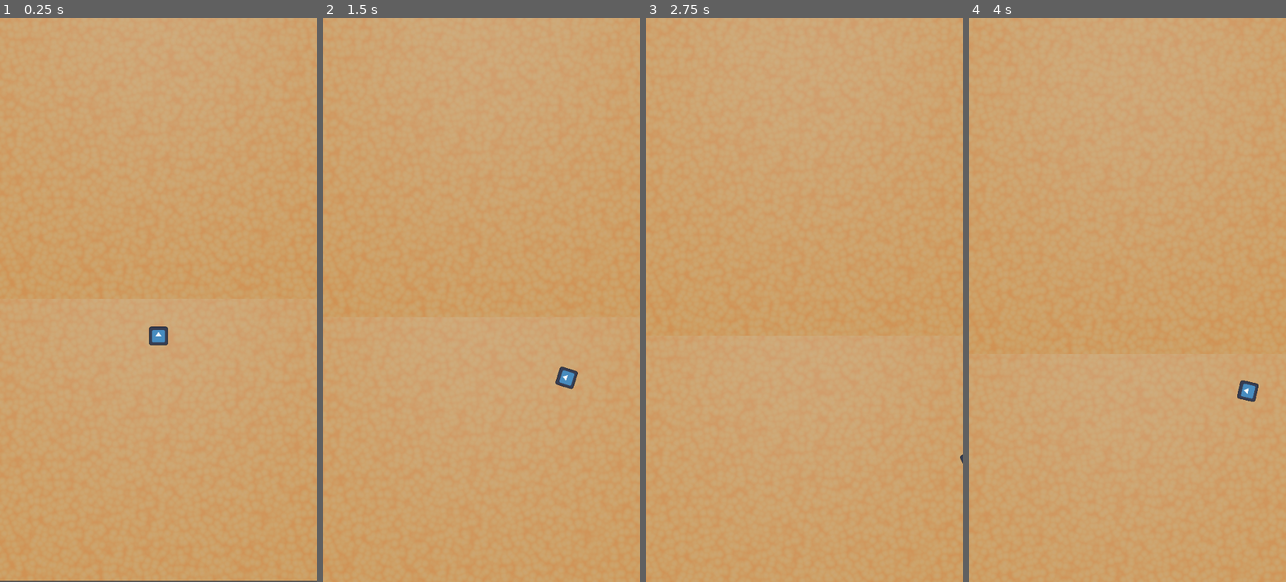
Above: before the commit, frames 1-4 (left to right).
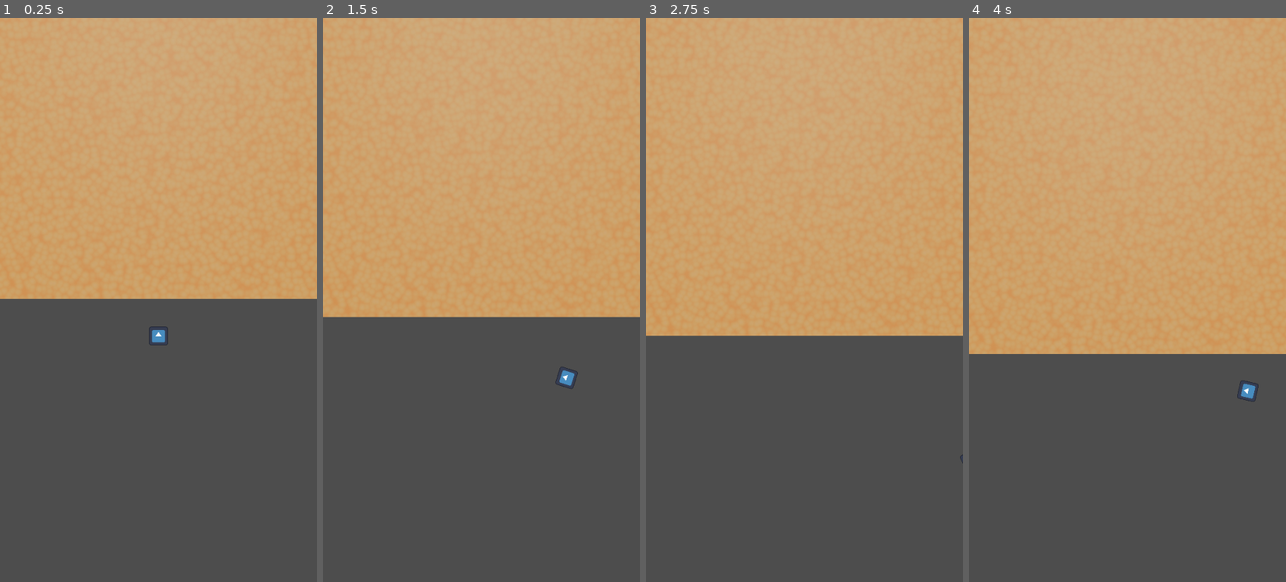
Above: after the commit, the same moments.

Repository: Final-Cake-Games/game_jam_ualg
Game: Godot game, scene res://scenes/game.tscn
Two runs of this game, one before a commit and one after it. Both use one fixed random seed, a clock stepped at 60 frames per second and the inputs below. The project has no main scene, so this scene is started directly. The engine's default icon, where the game draws it, is replaced by a stand-in: a white triangle on a blue panel in a dark square.
Inputs (mouse positions are in pixels of both pictures, inside the frame that each line leads up to):
- Up to frame 1 (0.25 s): no input
- Up to frame 2 (1.5 s): move the mouse to (551, 271) at 0.52 s; hold D (move_right) 0.53-1.28 s; move the mouse to (418, 328) at 1.27 s; hold S (move_down) from 1.28 s (still down)
- Up to frame 3 (2.75 s): move the mouse to (836, 175) at 2.02 s; release S (move_down) at 2.03 s; hold D (move_right) from 2.03 s (still down)
- Up to frame 4 (4 s): move the mouse to (1111, 412) at 2.77 s; release D (move_right) at 2.78 s; hold W (move_up) 2.78-3.53 s; tap Enter at 3.5 s; move the mouse to (1222, 384) at 3.52 s; hold A (move_left) from 3.53 s (still down)

The runs differ from the first frame. In frame 1, 50% of the frame differs, in the area x 0-100%, y 49-100%; in frame 2, 47%; in frame 3, 44%; in frame 4, 40%.

Commit message:
tweaking

Diff:
--- a/project.godot
+++ b/project.godot
@@ -41,6 +41,16 @@
 "events": [Object(InputEventKey,"resource_local_to_scene":false,"resource_name":"","device":-1,"window_id":0,"alt_pressed":false,"shift_pressed":false,"ctrl_pressed":false,"meta_pressed":false,"pressed":false,"keycode":0,"physical_keycode":68,"key_label":0,"unicode":100,"echo":false,"script":null)
 ]
 }
+throw_1={
+"deadzone": 0.5,
+"events": [Object(InputEventMouseButton,"resource_local_to_scene":false,"resource_name":"","device":-1,"window_id":0,"alt_pressed":false,"shift_pressed":false,"ctrl_pressed":false,"meta_pressed":false,"button_mask":1,"position":Vector2(144, 11),"global_position":Vector2(148, 52),"factor":1.0,"button_index":1,"canceled":false,"pressed":true,"double_click":false,"script":null)
+]
+}
+throw_2={
+"deadzone": 0.5,
+"events": [Object(InputEventMouseButton,"resource_local_to_scene":false,"resource_name":"","device":-1,"window_id":0,"alt_pressed":false,"shift_pressed":false,"ctrl_pressed":false,"meta_pressed":false,"button_mask":2,"position":Vector2(88, 18),"global_position":Vector2(92, 59),"factor":1.0,"button_index":2,"canceled":false,"pressed":true,"double_click":false,"script":null)
+]
+}
 
 [layer_names]
 
--- /dev/null
+++ b/scenes/bola_berlim.tscn
@@ -0,0 +1,17 @@
+[gd_scene load_steps=3 format=3 uid="uid://cibj33qcip4as"]
+
+[ext_resource type="Script" path="res://scripts/bola_berlim.gd" id="1_m6035"]
+[ext_resource type="Texture2D" uid="uid://ln0jsmkrefn7" path="res://icon.svg" id="1_yrt1d"]
+
+[node name="BolaBerlim" type="RigidBody2D"]
+z_index = 2
+gravity_scale = 0.0
+script = ExtResource("1_m6035")
+
+[node name="Sprite2D" type="Sprite2D" parent="."]
+modulate = Color(0.592792, 0.521521, 0.171002, 1)
+rotation = 1.5708
+scale = Vector2(0.1, 0.1)
+texture = ExtResource("1_yrt1d")
+
+[node name="CollisionShape2D" type="CollisionShape2D" parent="."]
--- a/scenes/game.tscn
+++ b/scenes/game.tscn
@@ -9,6 +9,8 @@
 
 [node name="Game" type="Node2D"]
 script = ExtResource("1_gljfi")
+
+[node name="Bolas" type="Node" parent="." groups=["bolas"]]
 
 [node name="Chunks" type="Node" parent="." groups=["chunks"]]
 
--- a/scenes/map_square.tscn
+++ b/scenes/map_square.tscn
@@ -8,14 +8,15 @@
 script = ExtResource("1_7r5aj")
 
 [node name="Sprite2D" type="Sprite2D" parent="."]
+position = Vector2(0, -480)
 texture = ExtResource("2_qw5qe")
 
 [node name="ScreenStatusNotifier" type="VisibleOnScreenNotifier2D" parent="."]
-position = Vector2(-260, -470)
+position = Vector2(-260, -950)
 rect = Rect2(-10, -10, 540, 50)
 
 [node name="NewChunkPos" type="Marker2D" parent="."]
-position = Vector2(0, -480)
+position = Vector2(0, -960)
 
 [connection signal="screen_entered" from="ScreenStatusNotifier" to="." method="_on_screen_status_notifier_screen_entered"]
 [connection signal="screen_exited" from="ScreenStatusNotifier" to="." method="_on_screen_status_notifier_screen_exited"]
--- /dev/null
+++ b/scripts/bola_berlim.gd
@@ -0,0 +1,11 @@
+extends RigidBody2D
+
+
+# Called when the node enters the scene tree for the first time.
+func _ready():
+	pass # Replace with function body.
+
+
+# Called every frame. 'delta' is the elapsed time since the previous frame.
+func _process(delta):
+	rotation += 1
--- a/scripts/game.gd
+++ b/scripts/game.gd
@@ -7,7 +7,7 @@
 
 # Called when the node enters the scene tree for the first time.
 func _ready():
-	pass # Replace with function body.
+	pass
 
 
 # Called every frame. 'delta' is the elapsed time since the previous frame.
